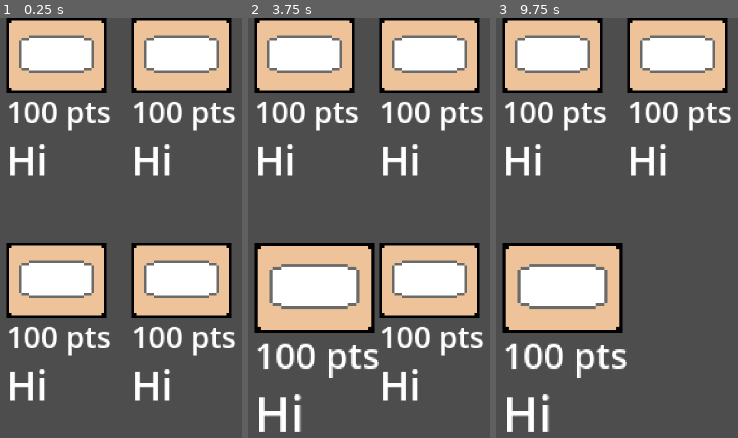
Above: before the commit, frames 1-3 (left to right).
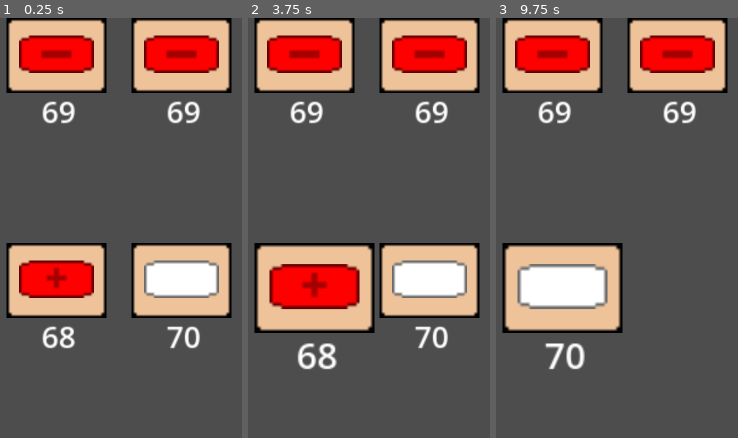
Above: after the commit, the same moments.

Repository: micw1417/School-Breakout
Game: Godot game, scene res://scenes/game/shop.tscn
The game is run twice, just before and just after one commit, with the same random seed, the same clock (stepped at 60 frames per second) and the same inputs. This scene is started directly instead of the project's main scene.
Inputs (mouse positions are in pixels of both pictures, inside the frame that each line leads up to):
- Up to frame 1 (0.25 s): no input
- Up to frame 2 (3.75 s): tap Enter at 0.5, 2, 3.5 s; move the mouse to (281, 219) at 0.52 s; hold D (right) 0.53-1.28 s; click (281, 219) at 0.67 s; tap Space at 1.25, 2.75 s; move the mouse to (outside the picture) at 1.27 s; hold A (left) 1.28-2.03 s; move the mouse to (outside the picture) at 2.02 s; hold D (right) 2.03-3.53 s; move the mouse to (outside the picture) at 2.77 s; click (outside the picture) at 2.92 s; move the mouse to (347, 312) at 3.52 s; hold A (left) from 3.53 s (still down)
- Up to frame 3 (9.75 s): tap Space at 4.25 s; move the mouse to (outside the picture) at 4.27 s; move the mouse to (outside the picture) at 5.02 s; click (outside the picture) at 5.17 s; move the mouse to (outside the picture) at 5.77 s; release A (left) at 5.78 s; hold D (right) 5.78-8.03 s; move the mouse to (529, 219) at 6.52 s; move the mouse to (outside the picture) at 7.27 s; click (outside the picture) at 7.42 s; move the mouse to (outside the picture) at 8.02 s; hold A (left) 8.03-9.53 s; move the mouse to (outside the picture) at 8.77 s; move the mouse to (595, 312) at 9.52 s; hold D (right) from 9.53 s (still down); click (595, 312) at 9.67 s

The runs differ from the first frame. In frame 1, 18% of the frame differs, in the area x 3-98%, y 0-92%; in frame 2, 20%, in the area x 3-98%, y 0-99%; in frame 3, 14%.
Error before the commit: Invalid access to property or key 'price' on a base object of type 'String'. (res://scripts/game/shop/sell_block.gd:21)

Commit message:
Hopefully the blank rectangle shows up...

Diff:
--- a/project.godot
+++ b/project.godot
@@ -55,6 +55,7 @@
 
 [rendering]
 
-textures/canvas_textures/default_texture_filter=0
 rendering_device/driver.windows="d3d12"
 2d/snap/snap_2d_transforms_to_pixel=true
+textures/snap/snap_2d_transforms_to_pixel=false
+textures/default_gravity=980.0
--- a/scenes/bricks/base_brick.tscn
+++ b/scenes/bricks/base_brick.tscn
@@ -1,6 +1,6 @@
 [gd_scene format=3 uid="uid://bp37okfpnhm61"]
 
-[ext_resource type="Texture2D" uid="uid://dn3r2ajcc5sp" path="res://assets/sprites/BlankBlock.png" id="1_t2y5r"]
+[ext_resource type="Texture2D" uid="uid://dn3r2ajcc5sp" path="res://assets/sprites/Rectangles/BlankBlock.png" id="1_t2y5r"]
 [ext_resource type="Script" uid="uid://neu0i7nad582" path="res://scenes/bricks/base_brick.gd" id="1_ttr2m"]
 
 [sub_resource type="RectangleShape2D" id="RectangleShape2D_j67wb"]
@@ -19,7 +19,6 @@
 scale = Vector2(0.75, 0.75)
 
 [node name="CollisionShape2D" type="CollisionShape2D" parent="Detection" unique_id=241965724]
-visible = false
 position = Vector2(0, -4.7683716e-07)
 shape = SubResource("RectangleShape2D_j67wb")
 
--- a/scripts/game/shop/sell_block.gd
+++ b/scripts/game/shop/sell_block.gd
@@ -3,7 +3,7 @@
 
 @export var card_frame: TextureRect
 @onready var block_display: TextureRect = $TextureRect/BlockDisplay
-@onready var price: Label = $TextureRect/Price
+@onready var price_tag: Label = $TextureRect/Price
 @onready var description: Label = $TextureRect/Description
 
 var hovering: bool
@@ -17,10 +17,10 @@
 	match Globals.levels_beat:
 		1:
 			var random_block = Globals.lvl_1_blocks.keys().pick_random()
-			print(random_block)
-			price.text = random_block["price"]
-			block_display.texture = random_block["image"]
-			description.text = random_block["description"]
+			var block_information = Globals.lvl_1_blocks[random_block]
+			price_tag.text = str(block_information["price"])
+			block_display.texture = block_information["image"]
+			description.text = block_information["description"]
 
 func _process(_delta):
 	if is_mouse_over_card():
--- a/scripts/game/shop/shop.gd
+++ b/scripts/game/shop/shop.gd
@@ -6,6 +6,7 @@
 @export var block_container_2: HBoxContainer
 
 func _ready() -> void:
+	var available_blocks = Globals.lvl_1_blocks.keys()
 
 # Create 2 sell blocks in 2 rows
 	for i in range(2):
--- a/scripts/global/globals.gd
+++ b/scripts/global/globals.gd
@@ -5,13 +5,13 @@
 
 static var lvl_1_blocks = {
 	"Multiplication":
-		{"price": 100, "image": ImageTexture, "description": ""},
+		{"price": 67, "image": preload("uid://cse58se1avw7w"), "description": ""},
 	"Addition":
-		{"price": 100, "image": ImageTexture, "description": ""},
+		{"price": 68, "image": preload("uid://dda7vbsju4nav"), "description": ""},
 	"Subtraction":
-		{"price": 100, "image": ImageTexture, "description": ""},
+		{"price": 69, "image": preload("uid://c8ioqvhg3bmco"), "description": ""},
 	"Division":
-		{"price": 100, "image": ImageTexture, "description": ""},
+		{"price": 70, "image": preload("res://assets/sprites/Rectangles/BlankBlock.png"), "description": ""},
 }
 static var lvl_2_blocks = {
 	"Analogy":
Renamed: assets/sprites/Rectangles/Orange/Green/BlankGreen.png -> assets/sprites/Rectangles/Green/BlankGreen.png
Not shown, changed: assets/sprites/Rectangles/Green/BlankGreen.png.import
Renamed: assets/sprites/Rectangles/Orange/Green/GreenCell.png -> assets/sprites/Rectangles/Green/GreenCell.png
Not shown, changed: assets/sprites/Rectangles/Green/GreenCell.png.import
Renamed: assets/sprites/Rectangles/Orange/Green/GreenEvolution.png -> assets/sprites/Rectangles/Green/GreenEvolution.png
Not shown, changed: assets/sprites/Rectangles/Green/GreenEvolution.png.import
Renamed: assets/sprites/Rectangles/Orange/Green/GreenGas.png -> assets/sprites/Rectangles/Green/GreenGas.png
Not shown, changed: assets/sprites/Rectangles/Green/GreenGas.png.import
Renamed: assets/sprites/Rectangles/Orange/Green/GreenMito.png -> assets/sprites/Rectangles/Green/GreenMito.png
Not shown, changed: assets/sprites/Rectangles/Green/GreenMito.png.import
Not shown, added: scenes/game/shop.tscn14310926054.tmp
